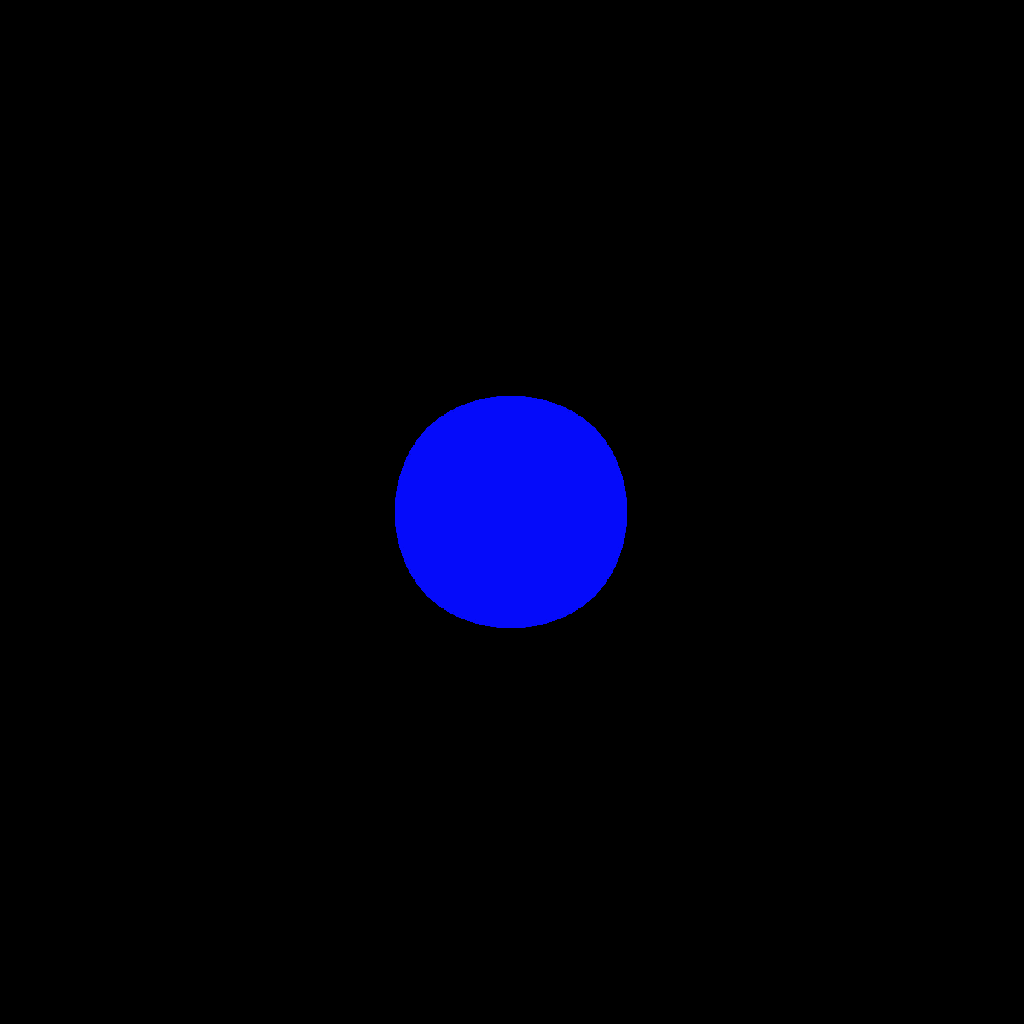
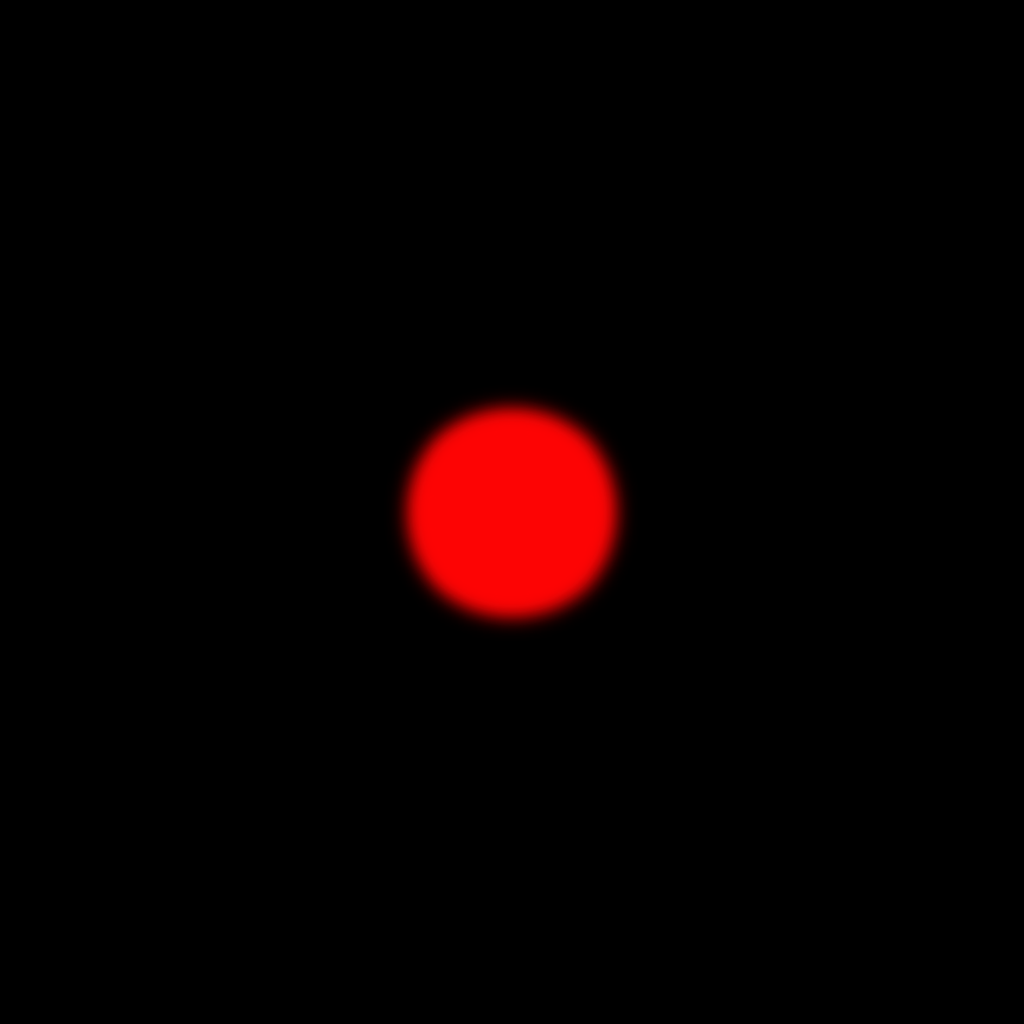
Layered file, before and after one edit (1024x1024). Changes by layer:
hid "blue" over [395, 396, 627, 628]
added layer "red copy" above "red" over [387, 388, 637, 638]
showed "red" over [395, 396, 627, 628]
